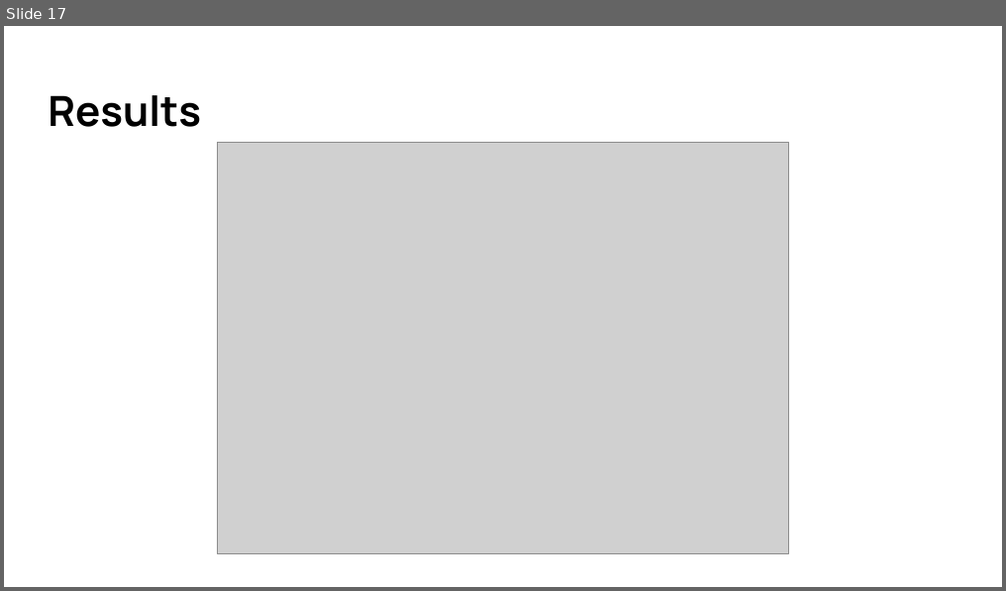
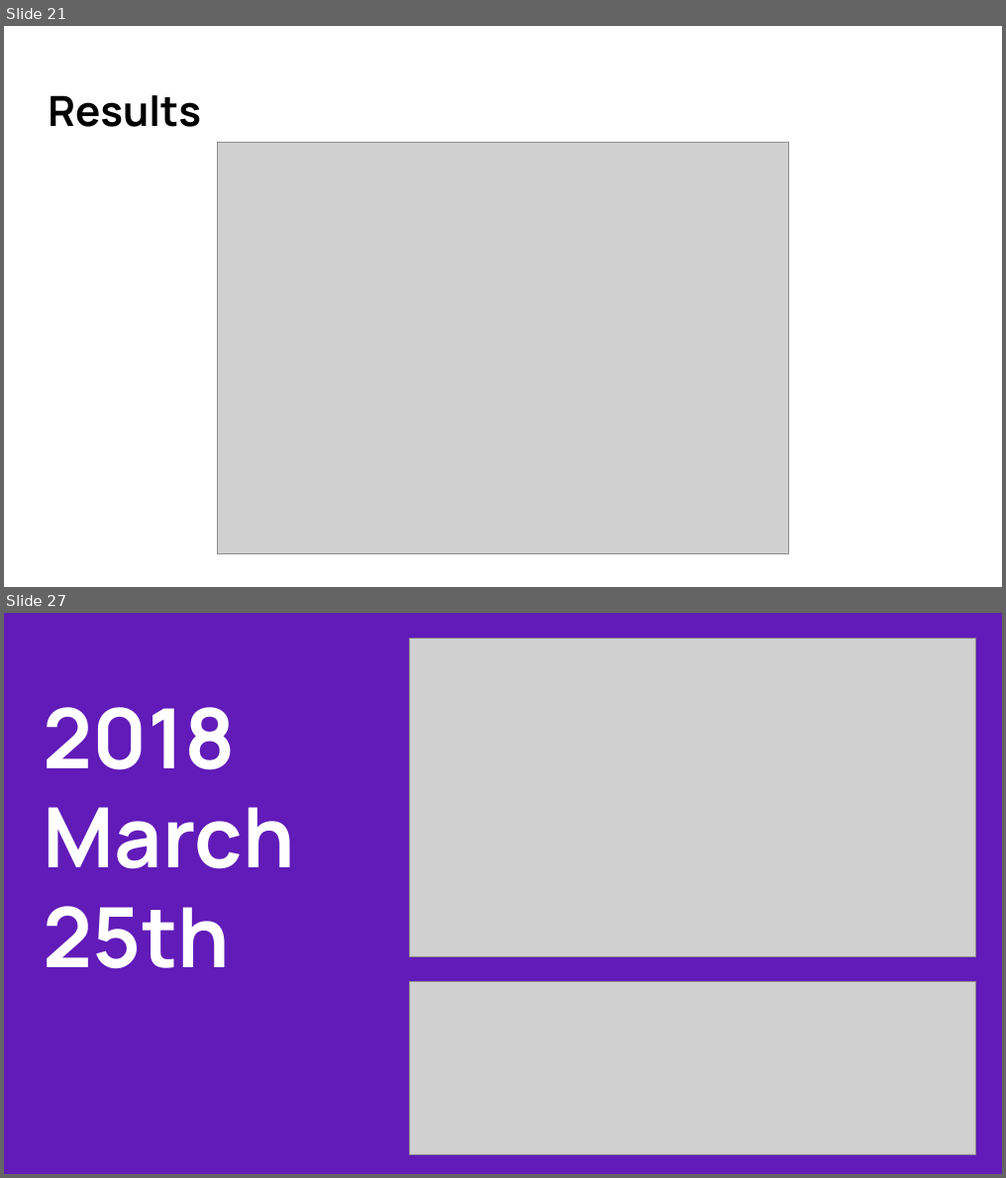
Before and after one commit to Alexander-sl-lee/Data-Science-Portfolio, a slide deck: General Assembly Projects/Capstone - Predicting AFL Winners/AFL Predictions.pptx. Shown one above the other, each under a label of ours: slide 17 before the commit, slides 21 and 27 after it; the slides between them are not shown. The pictures are 1006x591 and 1006x1178 pixels, drawn with LibreOffice and Linux fonts; fonts in the diff are those of the drawing; grey boxes stand for pictures. Boxes give left, top, right and bottom in pixels: in the first picture for what was removed or moved away, otherwise in the second. Text is boxed around its words. In the diff, an @@ line names an element or a change of style, - is before the commit and + after.

```diff
--- a/General Assembly Projects/Capstone - Predicting AFL Winners/AFL Predictions.pptx
+++ b/General Assembly Projects/Capstone - Predicting AFL Winners/AFL Predictions.pptx
@@ slide 27 added at (x1=4, y1=613, x2=1002, y2=1174), background #611BB8 @@
@@ picture added at (x1=410, y1=638, x2=976, y2=958) @@
@@ title added at (x1=44, y1=707, x2=295, y2=969), 60 pt, text #FFFFFF, bold @@
+2018
+March
+25th
@@ picture added at (x1=410, y1=981, x2=976, y2=1155) @@
@@ what was slide 17 is now slide 21 @@
```
Also in this commit, not shown: 5 slides changed, 9 other slides added, 3 other files.
